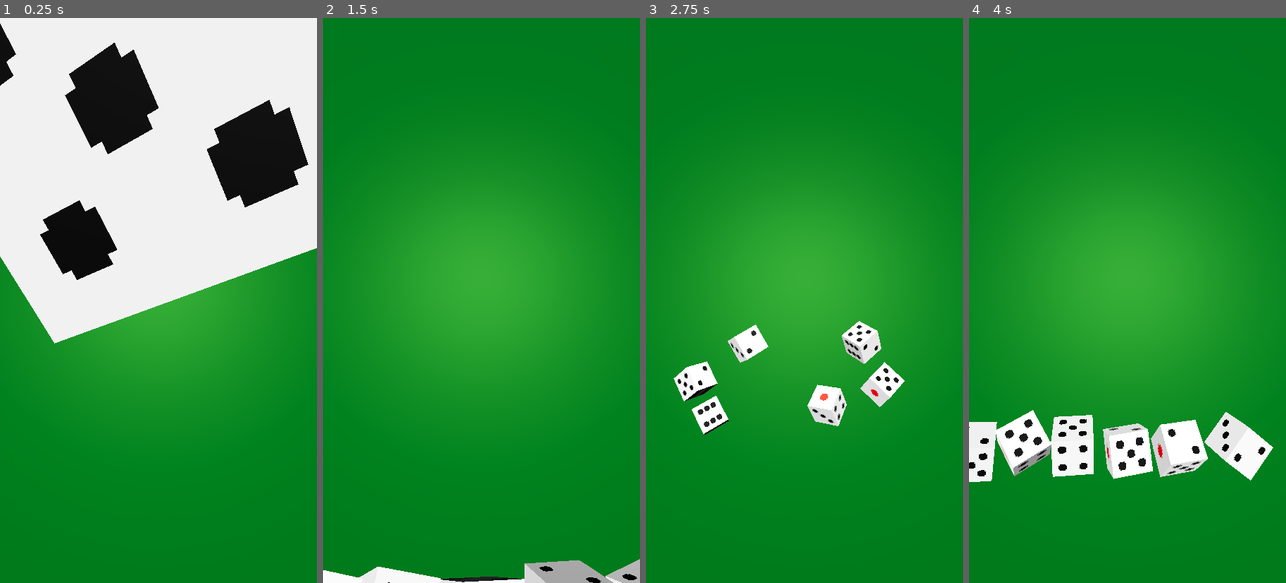
Above: before the commit, frames 1-4 (left to right).
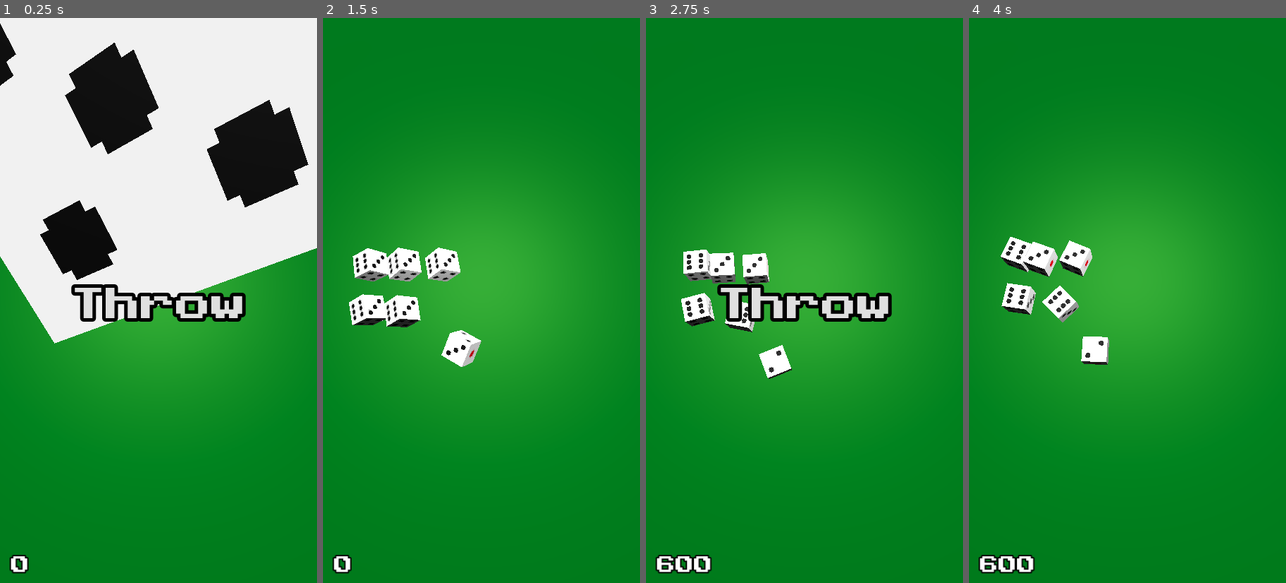
Above: after the commit, the same moments.

Repository: SocratesDz/Dice10K
Game: Godot game, scene res://game.tscn
Two runs of this game, one before a commit and one after it. Both use one fixed random seed, a clock stepped at 60 frames per second and the inputs below.
Inputs (mouse positions are in pixels of both pictures, inside the frame that each line leads up to):
- Up to frame 1 (0.25 s): no input
- Up to frame 2 (1.5 s): click (481, 300) at 0.5 s, where only the run after the commit has a clickable "Throw"; tap Space (throw) at 1.35 s
- Up to frame 3 (2.75 s): tap Space (throw) at 2.1 s
- Up to frame 4 (4 s): click (1127, 300) at 2.75 s, where only the run after the commit has a clickable "Throw"; tap Space (throw) at 3.6 s

The runs differ from the first frame. In frame 1, 2.2% of the frame differs, in the area x 2-78%, y 47-99%; in frame 2, 5.4%; in frame 3, 8.7%; in frame 4, 10%, in the area x 0-96%, y 38-99%.

Commit message:
feat: add score label and on-screen throw button

Diff:
--- a/game.gd
+++ b/game.gd
@@ -2,6 +2,8 @@
 
 @onready var throw_point = $ThrowPoint
 @onready var floor = $Board/Body
+@onready var throw_button = %ThrowButton
+@onready var score_label = %ScoreLabel
 
 const IMPULSE_FACTOR = 0.5
 const TORQUE_FACTOR = 0.01
@@ -11,6 +13,9 @@
 var stopped_dice = 0
 
 var dice: Array[Die] = []
+
+var turn_start = false
+var player_score = 0
 
 func _ready():
 	for die in $Dice.get_children():
@@ -22,12 +27,38 @@
 		if die is Die:
 			die.stopped.connect(_on_die_stopped)
 
-	all_dice_stopped.connect(calculate_score)
+	# Complete turn when all dice have stopped
+	all_dice_stopped.connect(_complete_turn)
+
+	# Throw dice when tapping on button
+	throw_button.pressed.connect(_throw_dice_action)
+
+	score_label.text = str(player_score)
+
+	turn_start = true
 
 func _physics_process(delta):
-	if Input.is_action_just_pressed("throw"):
-		_reset()
-		_throw_dice()
+	if turn_start and Input.is_action_just_pressed("throw"):
+		_throw_dice_action()
+
+func _throw_dice_action():
+	turn_start = false
+	_reset_dice()
+	_hide_throw_button()
+	_throw_dice()
+
+func _hide_throw_button():
+	throw_button.visible = false
+
+func _show_throw_button():
+	throw_button.visible = true
+
+func _complete_turn():
+	print("Turn is completed!")
+	player_score += calculate_score()
+	score_label.text = str(player_score)
+	_show_throw_button()
+	turn_start = true
 
 func _throw_dice():
 	# Set dice around marker throw point
@@ -47,7 +78,7 @@
 		die.body_entered.connect(_on_die_collided.bind(die))
 
 ## Reset game state
-func _reset():
+func _reset_dice():
 	stopped_dice = 0
 	for die in dice:
 		die.thrown = false
@@ -76,6 +107,7 @@
 
 func _on_die_stopped():
 	stopped_dice += 1
+	print(stopped_dice)
 	if stopped_dice >= dice.size():
 		all_dice_stopped.emit()
 
--- a/game.tscn
+++ b/game.tscn
@@ -1,9 +1,10 @@
-[gd_scene load_steps=14 format=3 uid="uid://345ud6505tyw"]
+[gd_scene load_steps=15 format=3 uid="uid://345ud6505tyw"]
 
 [ext_resource type="PackedScene" uid="uid://dmmob7v87o5e5" path="res://board.tscn" id="1_854io"]
 [ext_resource type="Script" path="res://game.gd" id="1_p874v"]
 [ext_resource type="PackedScene" uid="uid://d0kyw2f1lxeug" path="res://die.tscn" id="2_82f15"]
 [ext_resource type="AudioStream" uid="uid://c8ot06nvompvc" path="res://assets/music/Electro Chill A.mp3" id="4_m1fk6"]
+[ext_resource type="Theme" uid="uid://63u8edwr4kjv" path="res://resources/ui_theme.tres" id="5_r7qh3"]
 
 [sub_resource type="BoxMesh" id="BoxMesh_5a2gb"]
 size = Vector3(0.2, 3, 6)
@@ -121,3 +122,53 @@
 [node name="AudioStreamPlayer" type="AudioStreamPlayer" parent="."]
 stream = ExtResource("4_m1fk6")
 autoplay = true
+
+[node name="Control" type="Control" parent="."]
+layout_mode = 3
+anchors_preset = 15
+anchor_right = 1.0
+anchor_bottom = 1.0
+grow_horizontal = 2
+grow_vertical = 2
+
+[node name="CenterContainer" type="CenterContainer" parent="Control"]
+layout_mode = 1
+anchors_preset = 8
+anchor_left = 0.5
+anchor_top = 0.5
+anchor_right = 0.5
+anchor_bottom = 0.5
+offset_left = -20.0
+offset_top = -20.0
+offset_right = 20.0
+offset_bottom = 20.0
+grow_horizontal = 2
+grow_vertical = 2
+
+[node name="ThrowButton" type="Button" parent="Control/CenterContainer"]
+unique_name_in_owner = true
+layout_mode = 2
+focus_mode = 0
+theme = ExtResource("5_r7qh3")
+theme_override_colors/font_outline_color = Color(0, 0, 0, 1)
+theme_override_constants/outline_size = 32
+theme_override_font_sizes/font_size = 80
+text = "Throw"
+flat = true
+
+[node name="ScoreLabel" type="Label" parent="Control"]
+unique_name_in_owner = true
+layout_mode = 1
+anchors_preset = -1
+anchor_top = 1.0
+anchor_bottom = 1.0
+offset_left = 25.0
+offset_top = -30.0
+offset_right = 40.0
+offset_bottom = -25.0
+grow_vertical = 0
+theme = ExtResource("5_r7qh3")
+theme_override_colors/font_outline_color = Color(0, 0, 0, 1)
+theme_override_constants/outline_size = 12
+theme_override_font_sizes/font_size = 42
+text = "0"
--- /dev/null
+++ b/resources/ui_theme.tres
@@ -0,0 +1,6 @@
+[gd_resource type="Theme" load_steps=2 format=3 uid="uid://63u8edwr4kjv"]
+
+[ext_resource type="FontFile" uid="uid://dtdw0u5f4g13s" path="res://assets/fonts/public-pixel-font/PublicPixel-E447g.ttf" id="1_p8jso"]
+
+[resource]
+default_font = ExtResource("1_p8jso")
Binary file added: assets/fonts/karmatic-arcade/ka1.ttf
Not shown, added: assets/fonts/karmatic-arcade/ka1.ttf.import
Binary file added: assets/fonts/origami-mommy/origa___.ttf
Not shown, added: assets/fonts/origami-mommy/origa___.ttf.import
Binary file added: assets/fonts/origami-mommy/origap__.ttf
Not shown, added: assets/fonts/origami-mommy/origap__.ttf.import
Binary file added: assets/fonts/public-pixel-font/PublicPixel-E447g.ttf
Not shown, added: assets/fonts/public-pixel-font/PublicPixel-E447g.ttf.import
